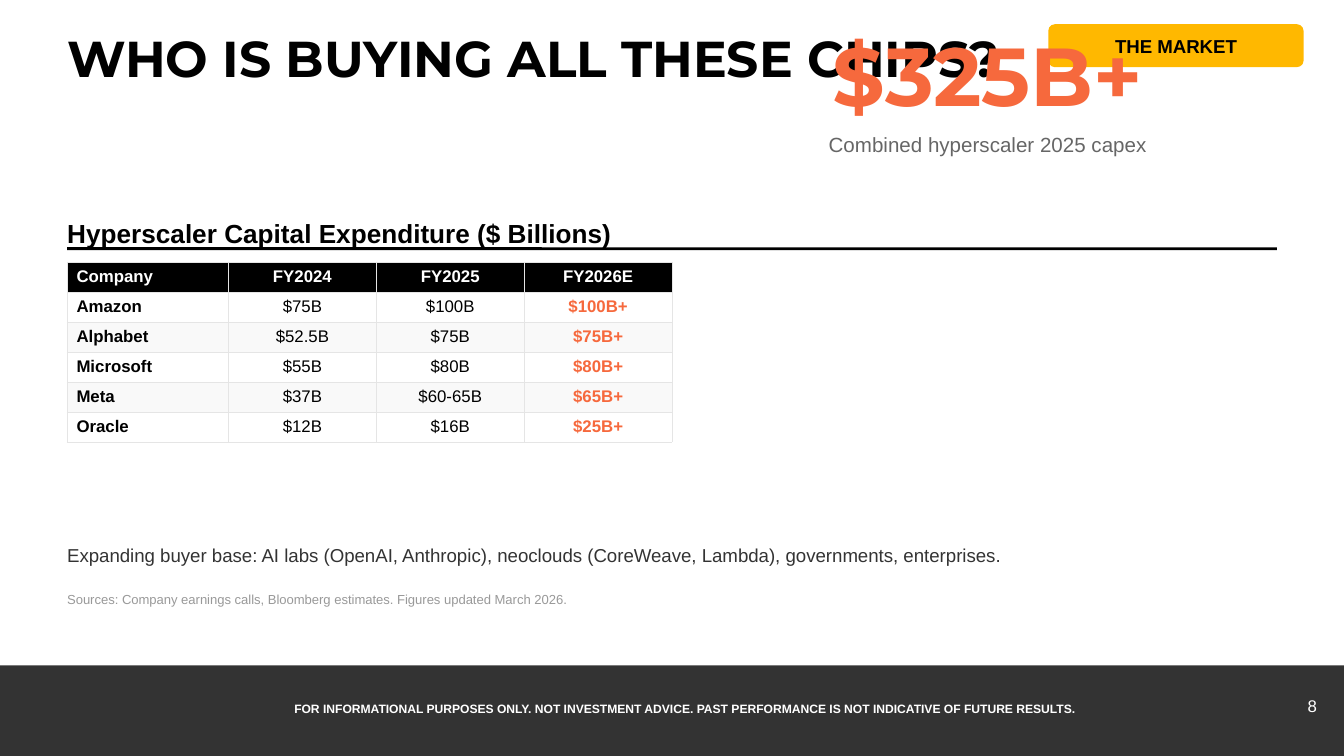
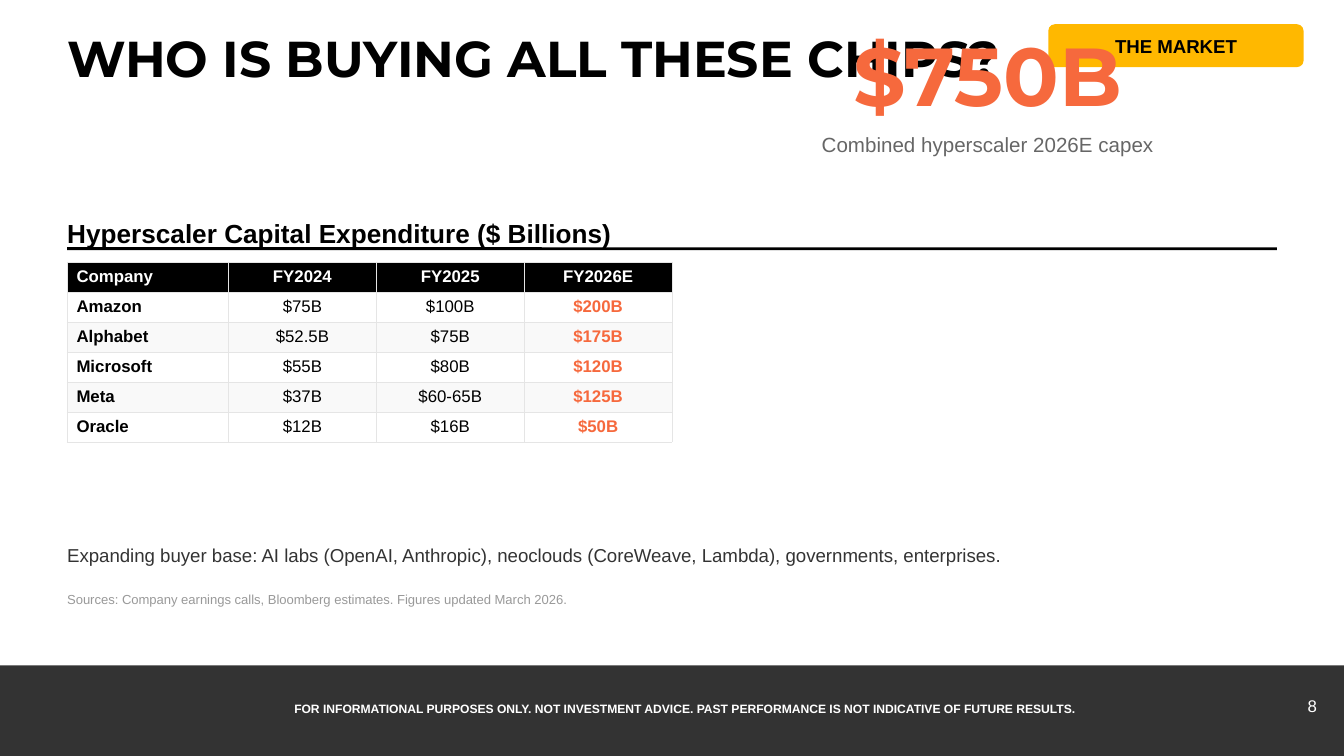
Before and after one commit to samuelcmcclellan-cell/ai-markets-march-2026, a slide deck: slide 8 of AI-Markets-March-2026.pptx. Drawn at 1344x756 pixels with LibreOffice and Linux fonts; fonts in the diff are those of the drawing. Boxes give left, top, right and bottom in pixels: in the first picture for what was removed or moved away, otherwise in the second. Text is boxed around its words. In the diff, an @@ line names an element or a change of style, - is before the commit and + after.

```diff
--- a/AI-Markets-March-2026.pptx
+++ b/AI-Markets-March-2026.pptx
@@ text at (x1=853, y1=27, x2=1122, y2=116): text changed @@
-$325B+
+$750B
@@ text at (x1=822, y1=137, x2=1153, y2=157): text changed @@
-Combined hyperscaler 2025 capex
+Combined hyperscaler 2026E capex
@@ table at (x1=67, y1=262, x2=672, y2=437) @@
-row 2, column 4: $100B+
+row 2, column 4: $200B
-row 3, column 4: $75B+
+row 3, column 4: $175B
-row 4, column 4: $80B+
+row 4, column 4: $120B
-row 5, column 4: $65B+
+row 5, column 4: $125B
-row 6, column 4: $25B+
+row 6, column 4: $50B
```
Also in this commit, not shown: 6 other slides changed, 8 other files.
